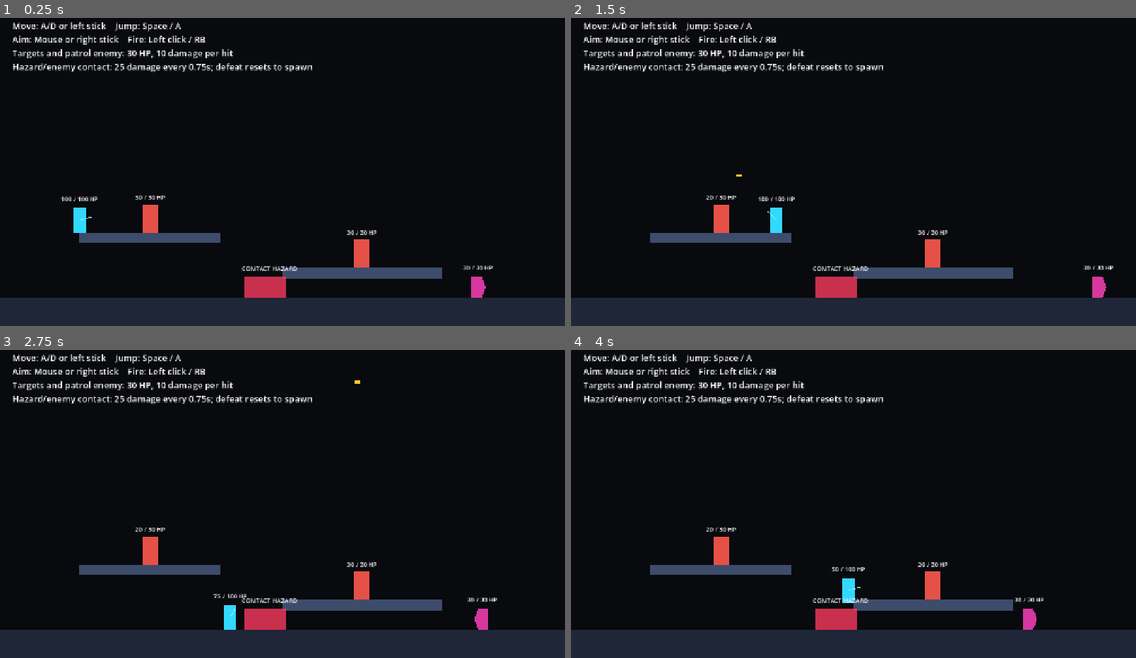
Above: before the commit, frames 1-4 (two rows, left to right).
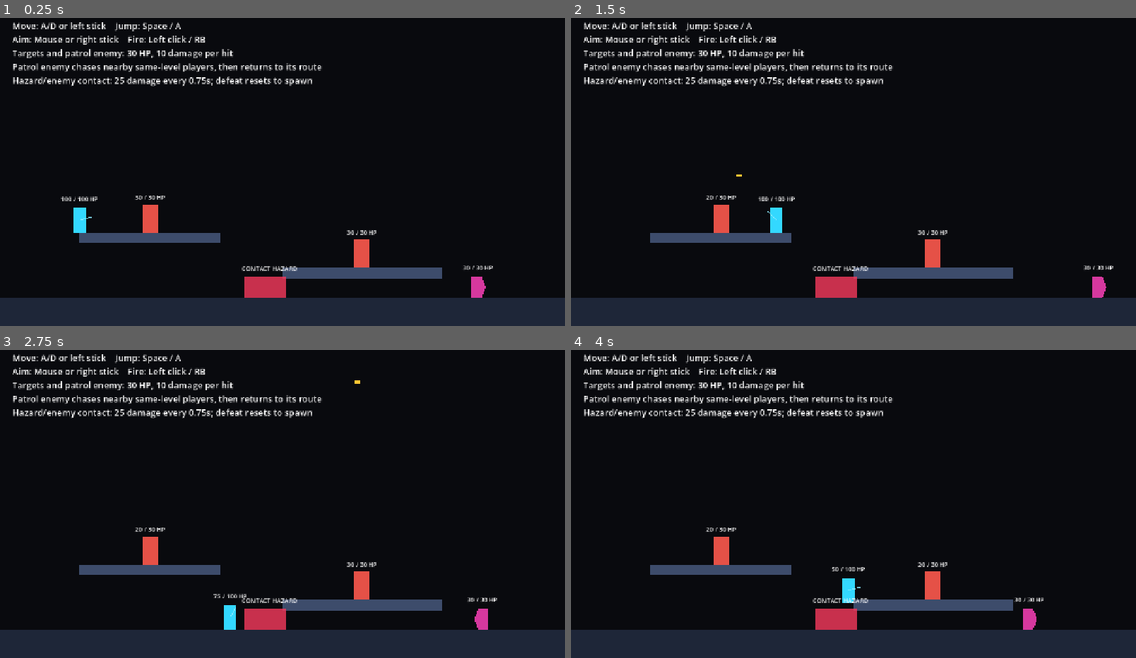
Above: after the commit, the same moments.

Repository: YangYuS8/riftwire
Game: Godot game, scene res://game/actors/player/movement_lab.tscn
Two runs of this game, one before a commit and one after it. Both use one fixed random seed, a clock stepped at 60 frames per second and the inputs below.
Inputs (mouse positions are in pixels of both pictures, inside the frame that each line leads up to):
- Up to frame 1 (0.25 s): no input
- Up to frame 2 (1.5 s): tap Enter at 0.5 s; move the mouse to (977, 150) at 0.52 s; hold D (move_right) from 0.53 s (still down); click (977, 150) at 0.6 s; tap Space (jump) at 0.77 s; move the mouse to (740, 184) at 1.27 s; click (740, 184) at 1.35 s
- Up to frame 3 (2.75 s): tap Space (jump) at 1.52 s; move the mouse to (339, 430) at 2.02 s; release D (move_right) at 2.03 s; hold A (move_left) from 2.03 s (still down); click (339, 430) at 2.1 s
- Up to frame 4 (4 s): move the mouse to (825, 562) at 2.77 s; release A (move_left) at 2.78 s; hold D (move_right) from 2.78 s (still down); click (825, 562) at 2.85 s; tap Space (jump) at 3.02, 3.77 s; move the mouse to (1023, 547) at 3.52 s; click (1023, 547) at 3.6 s

The runs differ from the first frame. In frame 1, 1.5% of the frame differs, in the area x 2-57%, y 14-23%; in frame 2, 1.5%; in frame 3, 1.5%; in frame 4, 1.5%.

Commit message:
docs: describe patrol enemy chase behavior in lab

Diff:
--- a/game/actors/player/movement_lab.tscn
+++ b/game/actors/player/movement_lab.tscn
@@ -69,7 +69,7 @@
 [node name="Instructions" type="Label" parent="."]
 offset_left = 28.0
 offset_top = 24.0
-offset_right = 1180.0
-offset_bottom = 156.0
+offset_right = 1220.0
+offset_bottom = 176.0
 theme_override_font_sizes/font_size = 20
-text = "Move: A/D or left stick    Jump: Space / A\nAim: Mouse or right stick    Fire: Left click / RB\nTargets and patrol enemy: 30 HP, 10 damage per hit\nHazard/enemy contact: 25 damage every 0.75s; defeat resets to spawn"
+text = "Move: A/D or left stick    Jump: Space / A\nAim: Mouse or right stick    Fire: Left click / RB\nTargets and patrol enemy: 30 HP, 10 damage per hit\nPatrol enemy chases nearby same-level players, then returns to its route\nHazard/enemy contact: 25 damage every 0.75s; defeat resets to spawn"
